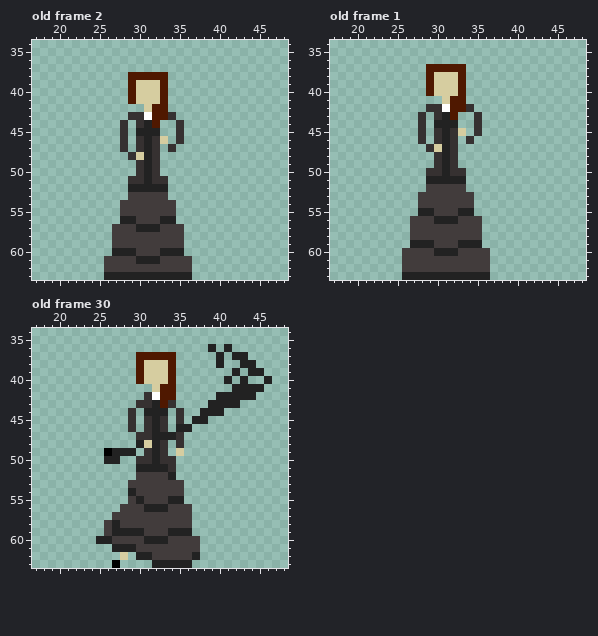
File history of a pixel-art file, Sprites/Movesets/GL Moveset/GL Moveset.ase. That is the earlier state.
64x64 pixels, 31 frames. Colours within 5 levels of each other are drawn and written as one. Shown: old frame 2: x 17..48, y 34..63; old frame 1: x 17..48, y 34..63; old frame 30: x 17..48, y 34..63. The commit also changed other frames, which this record leaves out.
After:
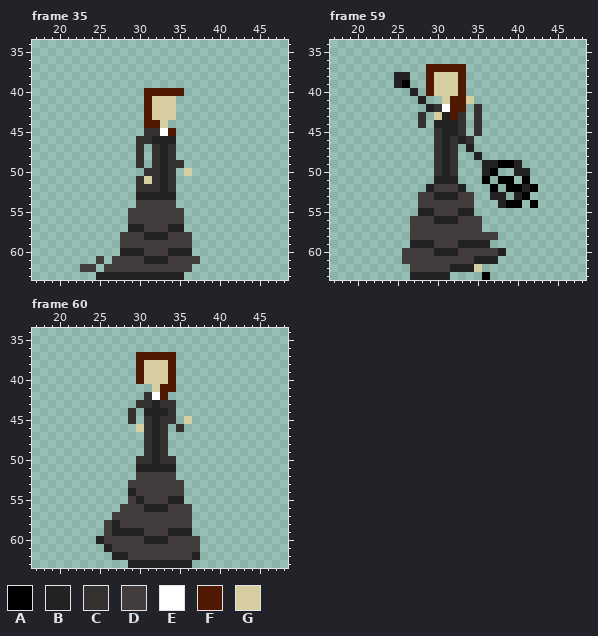
Palette (. is transparent): A #000000  B #222222  C #363131  D #423c3c  E #ffffff  F #4f1800  G #d6cda0
A new or re-ordered frame is compared with the old frame closest to it.
The edit:
frames 31 -> 86
Changed rows in their new state; - is an unchanged pixel.
Frame 35 is new; against old frame 2:
first column x 23:
38 ------.....----
39 ------.....----
40 ------..FF-FF--
41 ------..F-GG---
42 --------FGGG---
43 ------..FGGG---
44 -----.-.F-G-.--
45 -----.-.CCEF.--
46 -----.--CBBB.--
47 -----.--.-B----
48 ------.C.-BC---
49 --------.-BCC--
50 -------.C-BC-G-
51 ------.-G-BC---
52 ------.CCC-C---
53 ------.BBBBB---
54 -----..--------
55 -----.------D--
56 -----.D---DDD--
57 ----..B-DD-BB--
58 ----.---BBB--D-
59 ----.--------D-
60 ----.--B--D--B-
61 --D.---D--B---D
62 DD-------------
63 --B----------.-
Frame 59 is new; against old frame 1:
first column x 25:
38 BB----------------
39 BA----------------
40 --B---------------
41 ---B-----G--------
42 ----B----.C-------
43 -----G--C---------
44 --------C---------
45 ---.---BC---------
46 ---.----B---------
47 ----.C---B--------
48 ----------B-------
49 -----------BBAAB--
50 ----.---.--BA--BB-
51 ----.---.--A-AA-A-
52 ----B---B---A-AABA
53 -----BBB----BB-BA-
54 -------------BAA-A
first column x 26:
58 ----------DD-
59 ----------B--
60 -----------DB
61 ---------BBB-
62 .-----BBBG.--
63 .-----....A--
Frame 60 is new; against old frame 30:
first column x 26:
36 -------------.-.-----
37 --------------.-..---
38 --------------.--..--
39 ----------------.-..-
40 ---------------.-.--.
41 ----------------....-
42 --------.-----.....--
43 -------C-----....----
44 --------C.--...------
45 --------C.G..--------
46 ---.G----C.----------
47 ----.--C..-----------
48 ----.C---.-----------
49 ....-----.-----------
50 ..-------------------
51 --------B------------
52 --------D------------
first column x 26:
60 D-----
61 BDDD--
62 -BBDDD
63 -.-BBB
